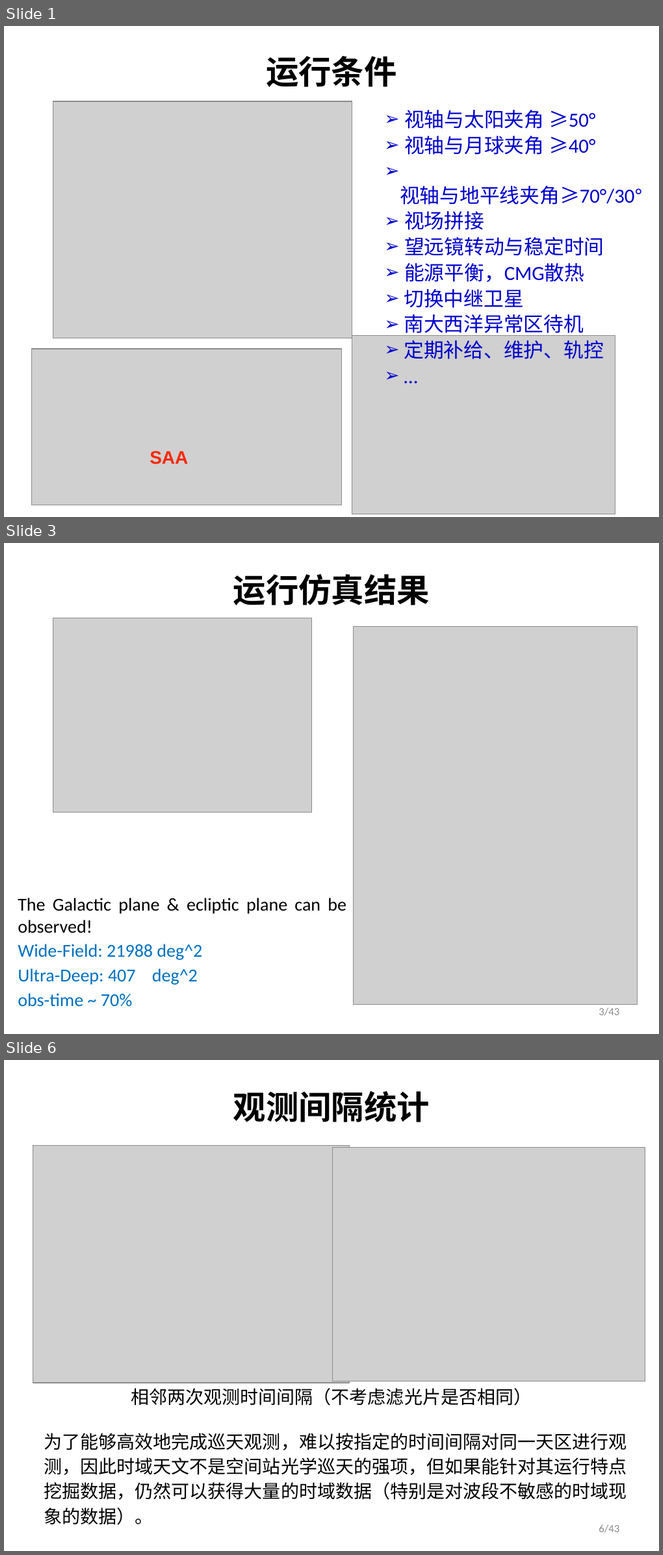
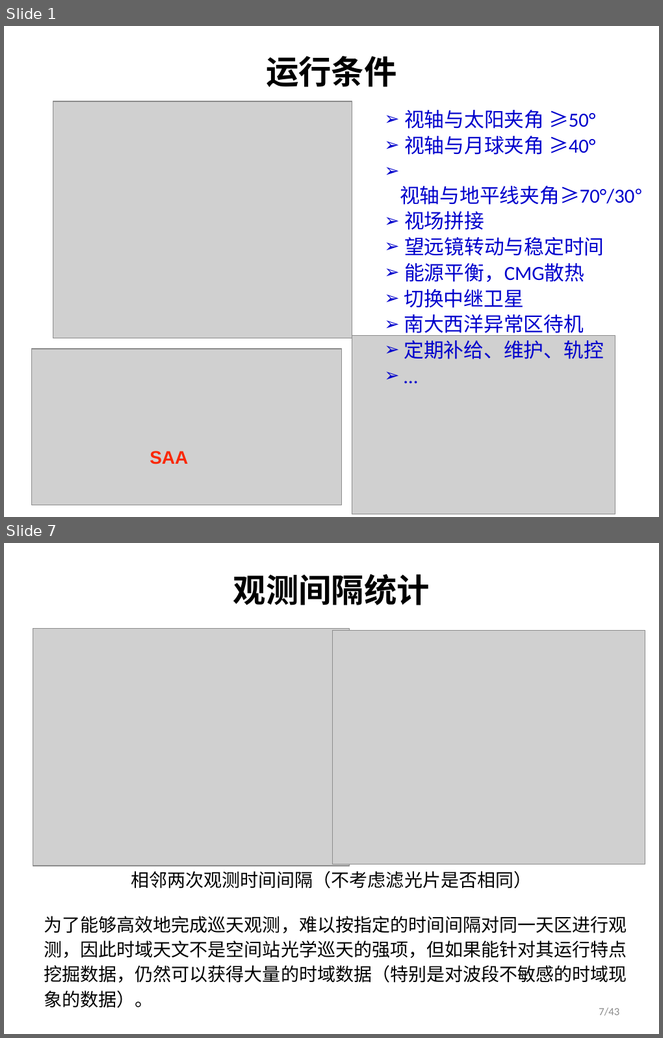
Before and after one commit to xyh-cosmo/SurveySim-doc, a slide deck: PPT/20181107/css-os_sims-2.pptx. Shown one above the other, each under a label of ours: slides 1, 3 and 6 before the commit, slides 1 and 7 after it; the slides between them are not shown. The pictures are 663x1555 and 663x1038 pixels, drawn with LibreOffice and Linux fonts; fonts in the diff are those of the drawing; grey boxes stand for pictures; background and template pictures are left out. Boxes give left, top, right and bottom in pixels: in the first picture for what was removed or moved away, otherwise in the second. Text is boxed around its words. In the diff, an @@ line names an element or a change of style, - is before the commit and + after.

```diff
--- a/PPT/20181107/css-os_sims-2.pptx
+++ b/PPT/20181107/css-os_sims-2.pptx
@@ slide 3 removed at box(4, 543, 659, 1034), background picture (left out) @@
@@ title removed at box(233, 574, 430, 605) @@
-运行仿真结果
@@ picture removed at box(53, 618, 313, 812) @@
@@ picture removed at box(353, 627, 637, 1005) @@
@@ text removed at box(18, 898, 347, 1007) @@
-The Galactic plane & ecliptic plane can be observed!
-Wide-Field: 21988 deg^2
-Ultra-Deep: 407 deg^2
-obs-time ~ 70%
@@ page number removed at box(599, 1008, 620, 1016) @@
-3/43
@@ what was slide 6 is now slide 7 @@
@@ page number at box(599, 1008, 620, 1016): text changed @@
-6/43
+7/43
```
Also in this commit, not shown: 2 slides changed, 3 slides added, 1 other slide removed, 12 other files.
